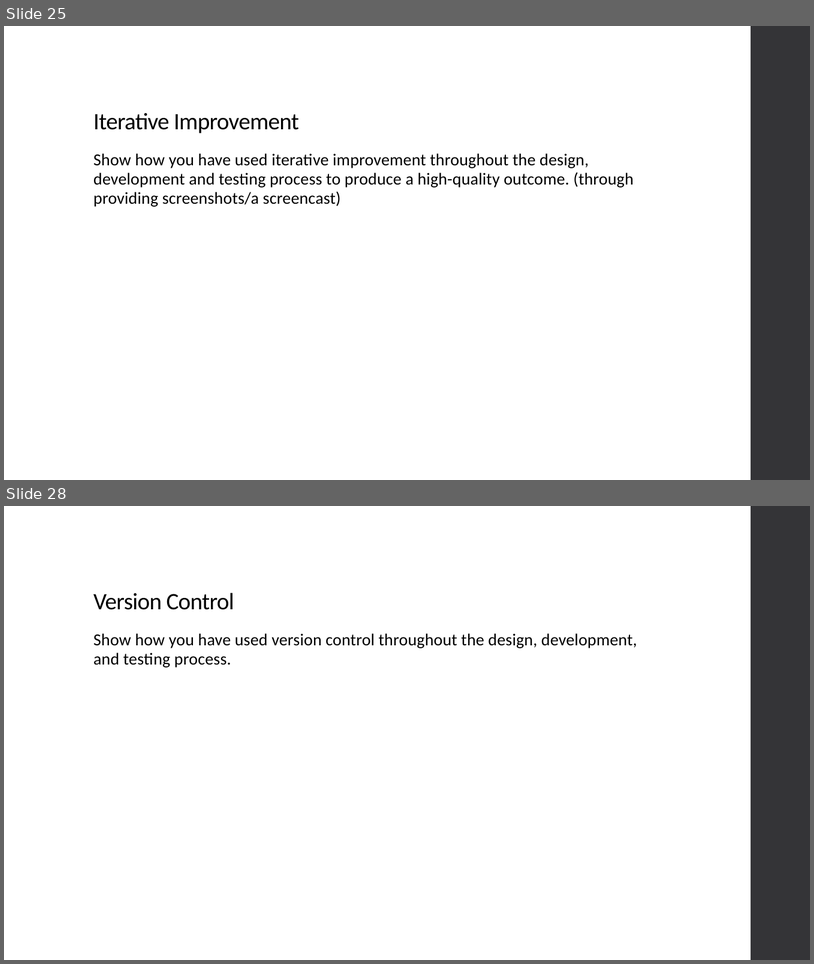
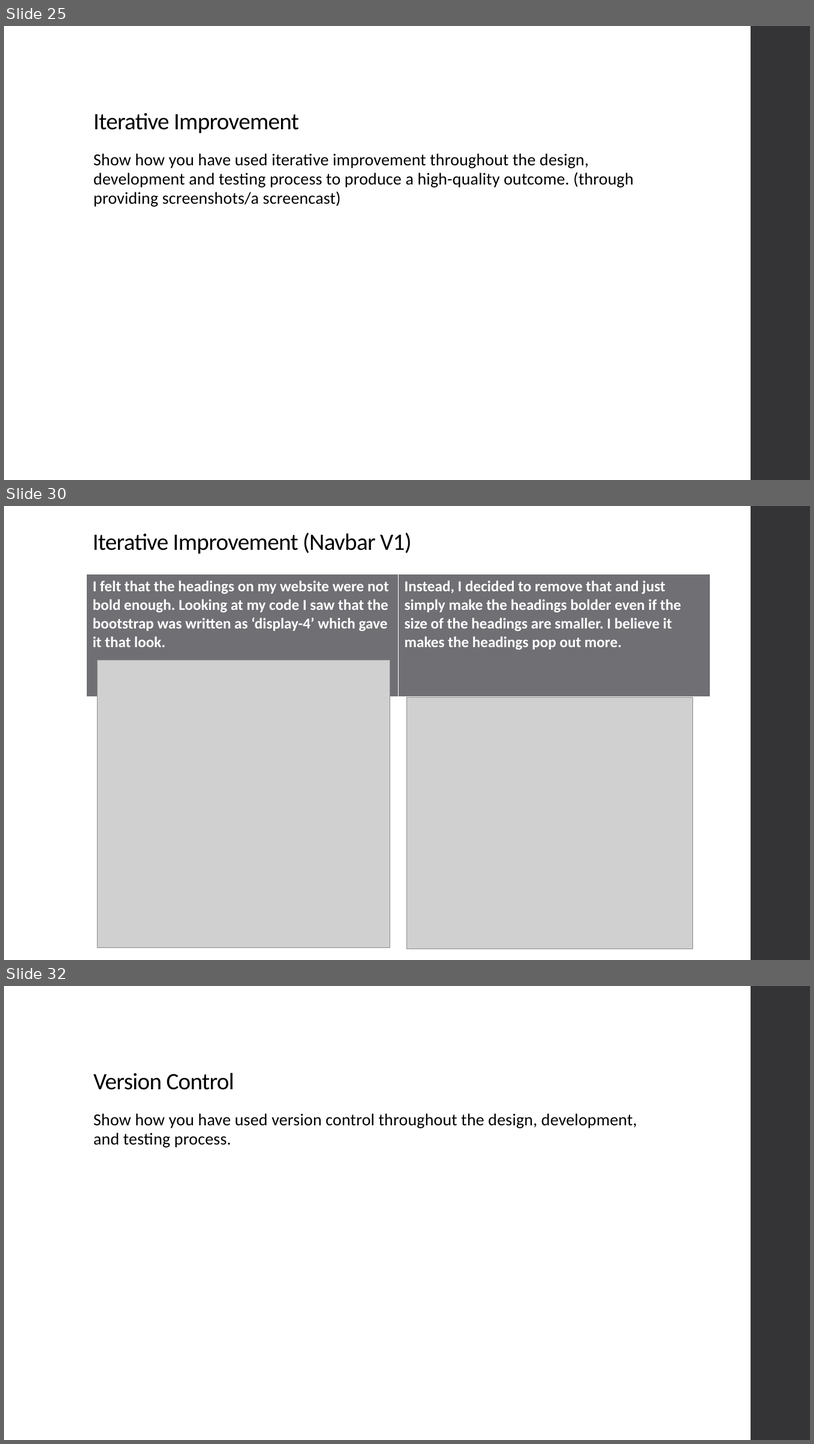
Before and after one commit to niuqaoJ-life/jollibee-fanpage, a slide deck: AS91903_91906_Evidence_Joaquin_Badenas.pptx. Shown one above the other, each under a label of ours: slides 25 and 28 before the commit, slides 25, 30 and 32 after it; the slides between them are not shown. The pictures are 814x964 and 814x1444 pixels, drawn with LibreOffice and Linux fonts; fonts in the diff are those of the drawing; grey boxes stand for pictures. Boxes give left, top, right and bottom in pixels: in the first picture for what was removed or moved away, otherwise in the second. Text is boxed around its words. In the diff, an @@ line names an element or a change of style, - is before the commit and + after.

Commit message:
Font weight of headings V1 finished

```diff
--- a/AS91903_91906_Evidence_Joaquin_Badenas.pptx
+++ b/AS91903_91906_Evidence_Joaquin_Badenas.pptx
@@ slide 30 added at [4, 506, 810, 960], background #FFFFFF; not listed: 1 template element that a slide beside it also shows @@
@@ title added at [93, 532, 412, 554], 28 pt, text #000000 @@
+Iterative Improvement (Navbar V1)
@@ table added at [87, 574, 711, 698], 1 rows, 2 columns @@
+I felt that the headings on my website were not bold enough. Looking at my code I saw that the bootstrap was written as ‘display-4’ which gave it that look. | Instead, I decided to remove that and just simply make the headings bolder even if the size of the headings are smaller. I believe it makes the headings pop out more.
@@ picture added at [97, 660, 390, 948] @@
@@ picture added at [408, 697, 693, 949] @@
@@ what was slide 28 is now slide 32 @@
```
Also in this commit, not shown: 2 slides changed, 3 other slides added, 18 other files.
